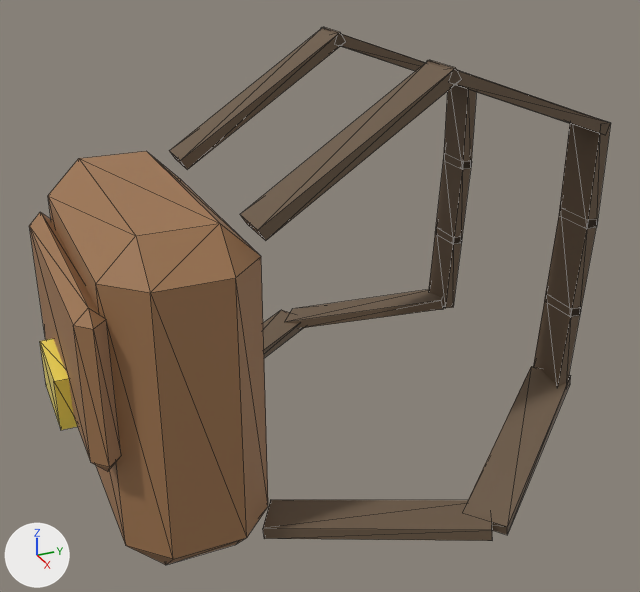
Two versions of the glTF model assets/models/character/cosmetics/back_ranets.glb, one commit apart.
The view is the same before and after, from a 50 mm camera at (0.897, -0.478, 1.294) aimed at (0.021, -0.083, 0.856). Every picture has the same lights, and +X, +Y and +Z are marked at lower left. The first picture is the older version. Mesh edges are drawn as thin lines. Vertices at exactly the same position are counted once.

Names of what the first picture shows: 'Torso'.
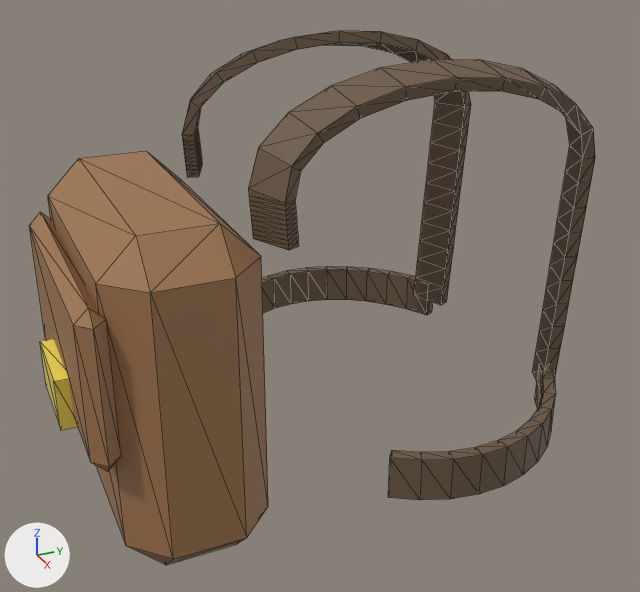
Boxes (x1, y1, x2, y2) around the edits, measured in the pictures (640 x 592 px):
'Torso', reshaped
    before: (29, 27, 611, 565)
    after: (29, 31, 595, 565)
part 1 of me_torso, added (brown)
    after: (182, 31, 471, 305)
part 2 of me_torso, added (brown)
    after: (248, 59, 595, 381)
part 3 of me_torso, added (brown)
    after: (262, 267, 432, 315)
part 4 of me_torso, added (brown)
    after: (388, 364, 556, 500)
part 5 of me_torso, deleted (brown)
    before: (263, 310, 303, 358)
part 6 of me_torso, deleted (brown)
    before: (263, 500, 492, 541)
part 7 of me_torso, deleted (brown)
    before: (169, 27, 611, 535)

The change, as a list of edits to the scene's bpy script:
```text
Change me_torso:
    used by ob_torso; location = (0.0, 0.0, 0.55)
    remove me_torso.from_pydata(...)  # 160 vertices, 252 faces; spans x -0.294..0.294, y -0.4..0.203, z 0.08..0.589
    add me_torso.from_pydata(...)  # 384 vertices, 740 faces; spans x -0.267..0.267, y -0.4..0.202, z 0.08..0.59
    me_torso part 1: a new loose piece of 124 vertices spanning x -0.161..-0.107, y -0.202..0.202, z 0.189..0.59, in mat_strap (brown #6c5945)
    me_torso part 2: a new loose piece of 124 vertices spanning x 0.107..0.161, y -0.202..0.202, z 0.189..0.59, in mat_strap (brown #6c5945)
    me_torso part 3: a new loose piece of 44 vertices spanning x -0.267..-0.132, y -0.1..0.174, z 0.165..0.215, in mat_strap (brown #6c5945)
    me_torso part 4: a new loose piece of 44 vertices spanning x 0.132..0.267, y -0.1..0.174, z 0.165..0.215, in mat_strap (brown #6c5945)
    me_torso part 5: the loose piece of 8 vertices spanning x -0.294..-0.126, y -0.218..0.018, z 0.103..0.137 is deleted
    me_torso part 6: the loose piece of 8 vertices spanning x 0.126..0.294, y -0.218..0.018, z 0.103..0.137 is deleted
    me_torso part 7
    96 vertices are removed from x -0.294..0.294, y -0.208..0.203, z 0.122..0.589
    144 faces are deleted
```
